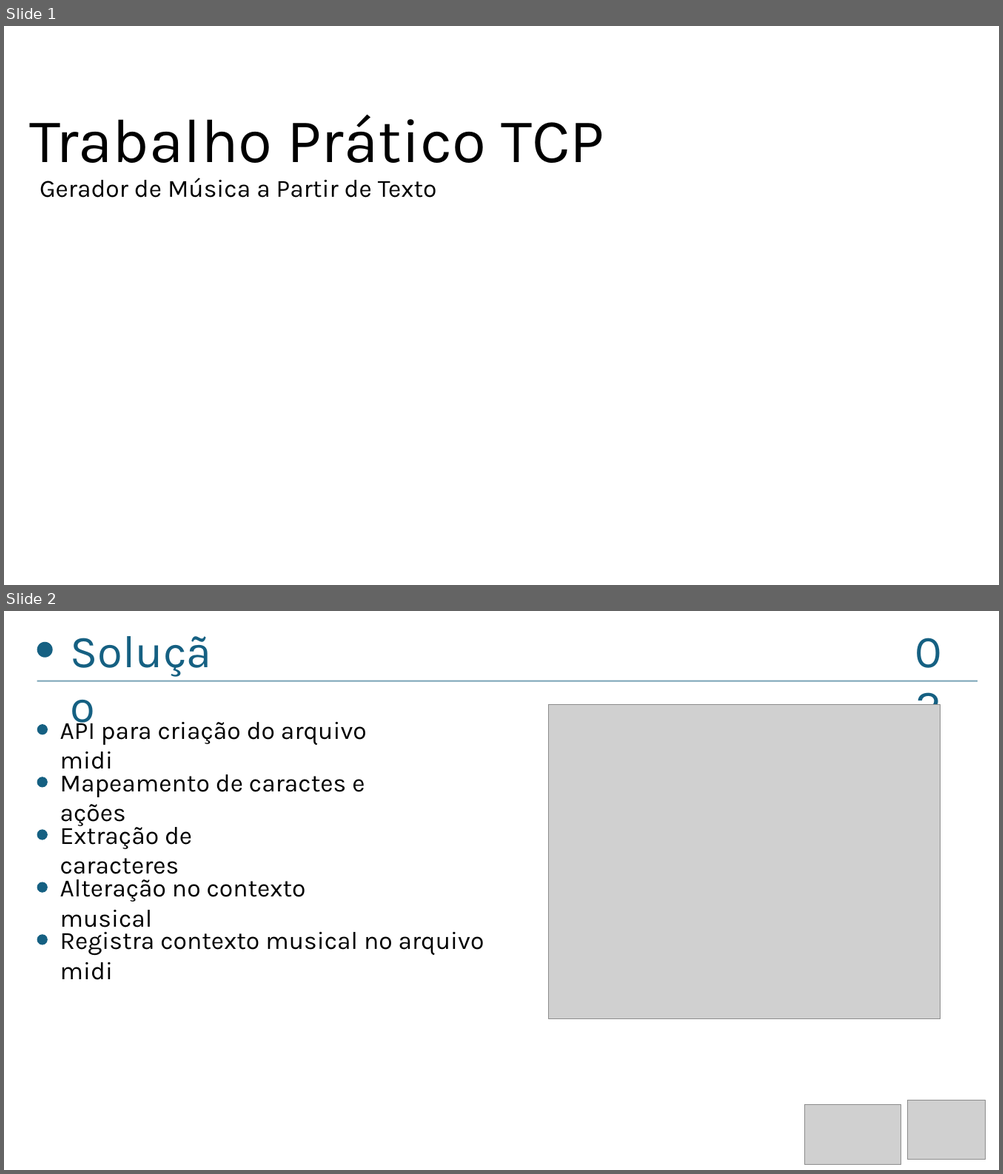
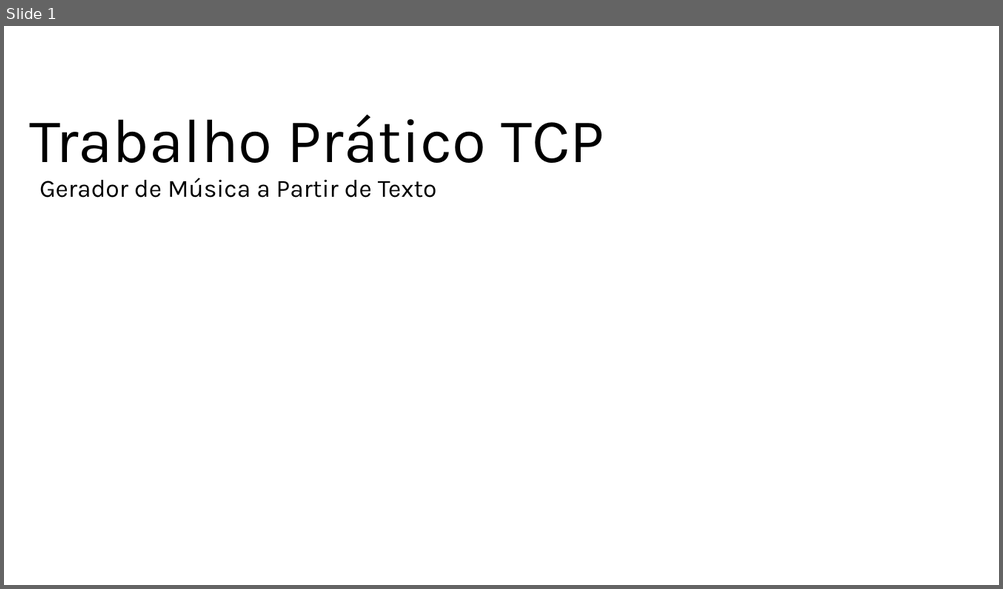
Before and after one commit to gustavomachadosilva/trabalho_tcp_MusicPlayer, a slide deck: apresentação.pptx. Shown one above the other, each under a label of ours: slides 1 and 2 before the commit, slide 1 after it. The pictures are 1003x1174 and 1003x589 pixels, drawn with LibreOffice and Linux fonts; fonts in the diff are those of the drawing; grey boxes stand for pictures. Boxes give left, top, right and bottom in pixels: in the first picture for what was removed or moved away, otherwise in the second. Text is boxed around its words. In the diff, an @@ line names an element or a change of style, - is before the commit and + after.

```diff
--- a/apresentação.pptx
+++ b/apresentação.pptx
@@ slide 2 removed at <box>4,611,999,1170</box>, background #FFFFFF @@
@@ text removed at <box>63,618,242,681</box> @@
-Solução
@@ text removed at <box>908,618,972,681</box> @@
-02
@@ ellipse removed at <box>37,641,53,658</box> @@
@@ line removed from (37, 681) to (977, 681) @@
@@ text removed at <box>60,717,367,769</box> @@
-API para criação do arquivo midi
@@ picture removed at <box>549,704,939,1019</box> @@
@@ ellipse removed at <box>37,724,47,735</box> @@
@@ ellipse removed at <box>37,777,47,787</box> @@
@@ text removed at <box>60,775,364,826</box> @@
-Mapeamento de caractes e ações
@@ line removed from (212, 772) to (212, 772) @@
@@ ellipse removed at <box>37,829,47,840</box> @@
@@ text removed at <box>60,822,192,880</box> @@
-Extração de caracteres
@@ ellipse removed at <box>37,883,47,893</box> @@
@@ text removed at <box>60,880,306,933</box> @@
-Alteração no contexto musical
@@ ellipse removed at <box>37,935,47,945</box> @@
@@ text removed at <box>60,927,484,980</box> @@
-Registra contexto musical no arquivo midi
@@ picture removed at <box>805,1105,901,1165</box> @@
@@ picture removed at <box>908,1100,985,1159</box> @@
```
Also in this commit, not shown: 8 slides added, 4 other slides removed, 7 other files.
